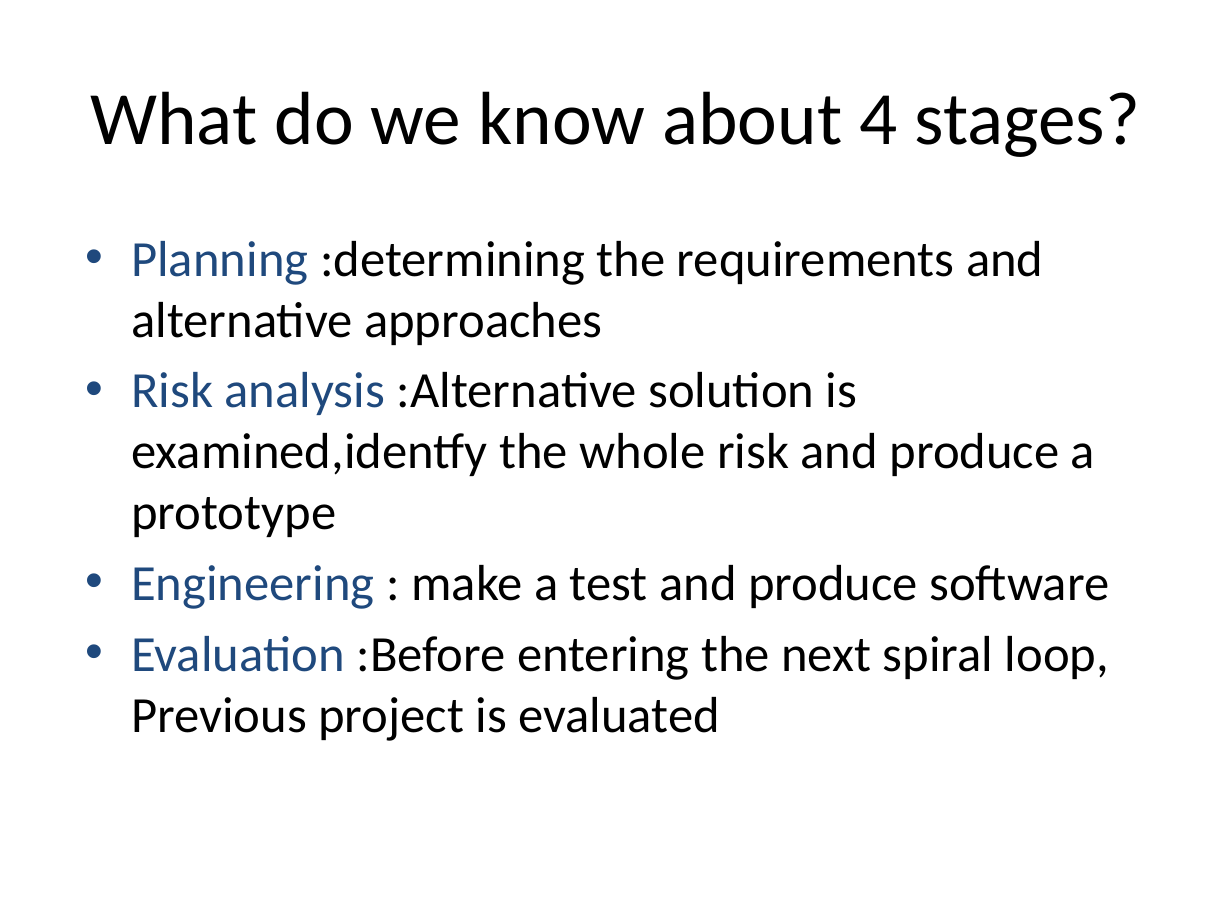
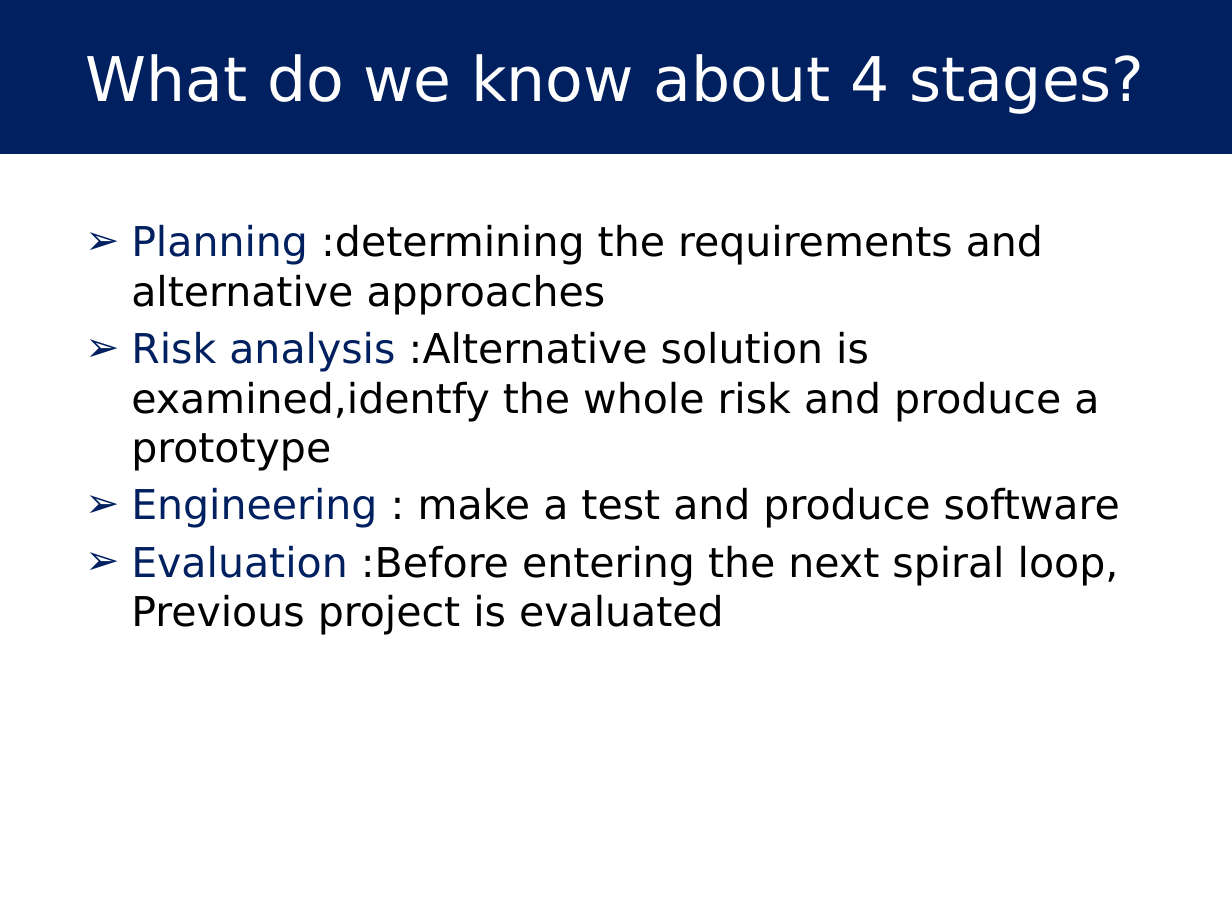
Before and after one commit to hakanyildiz/BIM444-Computer-Engineering-Apps, a slide deck: slide 14 of Documents/DUYARLIOL.pptx. Drawn at 1232x924 pixels with LibreOffice and Linux fonts; fonts in the diff are those of the drawing. Boxes give left, top, right and bottom in pixels: in the first picture for what was removed or moved away, otherwise in the second. Text is boxed around its words. In the diff, an @@ line names an element or a change of style, - is before the commit and + after.

```diff
--- a/Documents/DUYARLIOL.pptx
+++ b/Documents/DUYARLIOL.pptx
@@ rectangle "What do we know about ...": place and size @@
-rectangle "What do we know about ..." at (91,91,1140,157)
+rectangle "What do we know about ..." at (0,0,1232,154)
@@ rectangle "What do we know about ..." at (0,0,1232,154): size 44 to 36 pt, font Calibri to DejaVu Sans, text colour #000000 to #FFFFFF; fill none to #002060 @@
@@ text "Planning :determining the requirements and ...": place and size @@
-text "Planning :determining the requirements and ..." at (131,241,1109,741)
+text "Planning :determining the requirements and ..." at (131,224,1120,635)
@@ text "Planning :determining the requirements and ..." at (131,224,1120,635): size 29.6 to 24 pt, font Calibri to DejaVu Sans; text colour #1F497D to #002060 in "Planning", "Risk analysis", "Engineering", "Evaluation"; bullet • to ➢; less space between paragraphs @@
```
Also in this commit, not shown: 17 other slides changed, 2 slides added, 2 slides removed.
